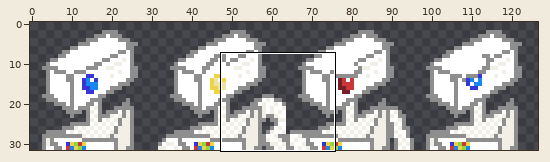
Pixel-art file, stored at sprites/robot_dialogue.aseprite. The picture above shows the old version from afar; the outline marks the close-up.
Close-up. Old version:
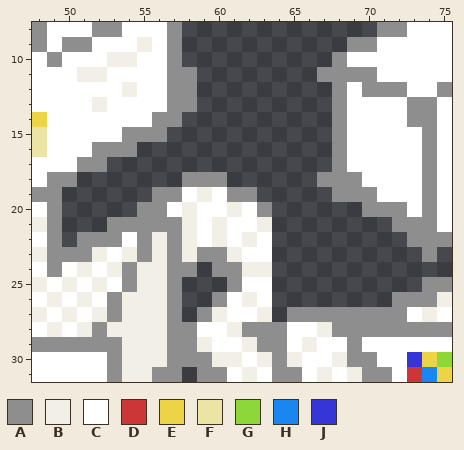
128x32 pixels, 1 frame. Shown: x 48..75, y 8..31. The wide view leaves out empty margins.
Palette (. is transparent): A #8e8e8e  B #f2efe7  C #ffffff  D #cc3636  E #edd446  F #ebe4a4  G #8dd836  H #1986f2  J #3636d8
Pixels before, first column x 48:
 8 ACCCAACCCA.............AACCC
 9 ACAACCCBCA...........AACCCCC
10 CACCCBBCCA..........ACCCCCCC
11 CCCBBCCCCAA........AAAACCCCC
12 CCCCCCBCCAA.........ACAAACCA
13 CCCCBCCCCAA.........ACCCCAAC
14 ECCCCCCCAA..........ACCCCAAC
15 FCCCCCAAA...........ACCCCCAC
16 FCCCAAA.............ACCCCCAC
17 CCCAA...............ACCCCCAC
18 CAA.......AAA......AAACCCCAC
19 AA......AACBCAA.....AAACCCAC
20 CA.....AACBCCBCA......AAACAC
21 BA...AAAAABCBCCB........AAAC
22 CA.AAACABABCBCBC.........AAA
23 BAAABCBABABAABCC..........A.
24 CACBCBABBAA.AABB............
25 BCBCBCABBA...ACC..........AA
26 CBCBCABBBA..ACBC........AAAB
27 BCBCBABBBA.ABCCB.AAAAAAAACBC
28 CBCBABBBBAACCBAAACCBAAAAAAAA
29 AAAAAABBBAABCCBAACBCCACCCCCC
30 CCCCCABBBAAABBCBABCCBAACCJEG
31 CCCCCABBAA.AACBCAACBCBAACDHE
Once edited:
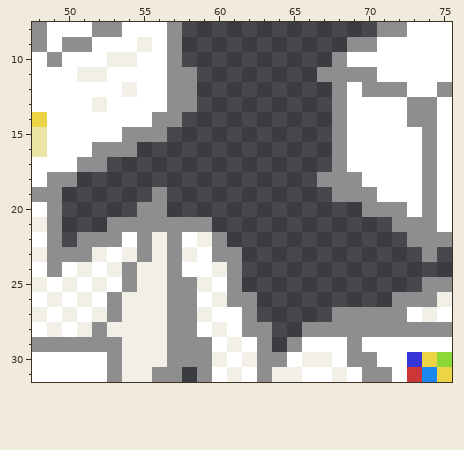
From old to new:
Changed rows in their new state; - is an unchanged pixel.
first column x 57:
18 -...---------
19 ......-------
20 .......------
21 -AA....------
22 -CBA...------
23 --C-A..------
24 -CCB-..------
25 -ABC-..------
26 -ACBAA.------
27 -ABC-A.-...--
28 ---BC--..AA--
29 --A-BC-.AC---
30 ----CBA-CBBC-
31 ---CBCABB-CBC
Where, in picture pixels (left, top, right, bottom), the same in both close-ups:
changed: (167, 172, 362, 382)
